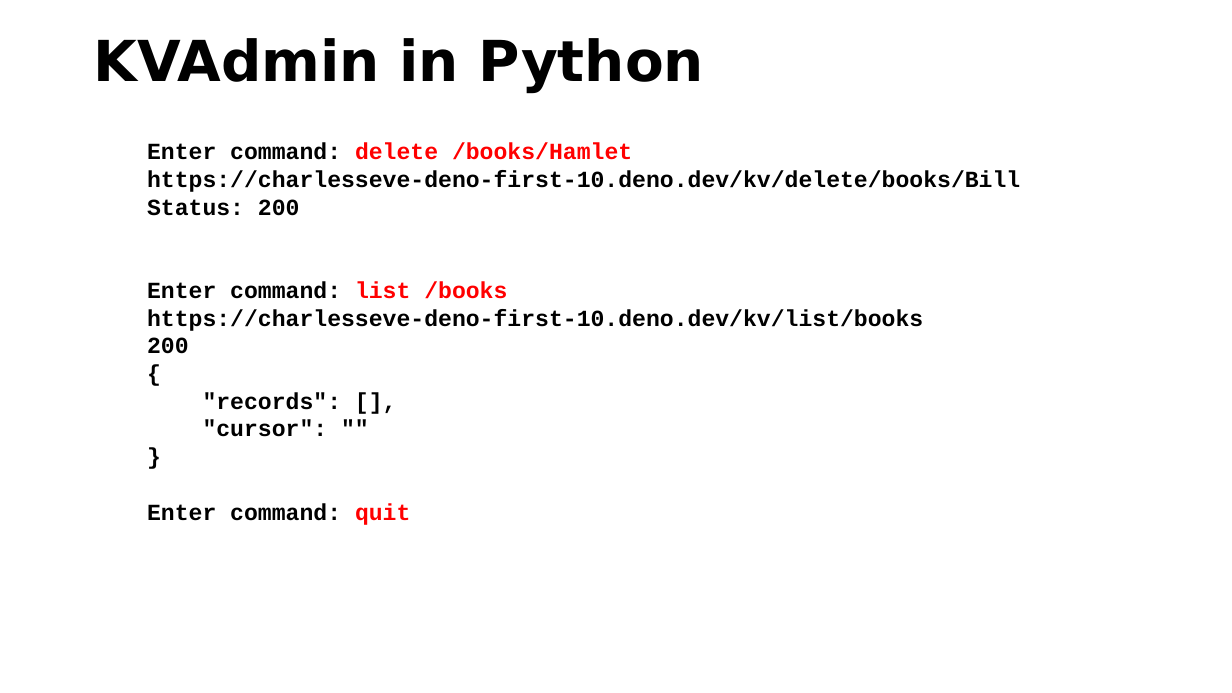
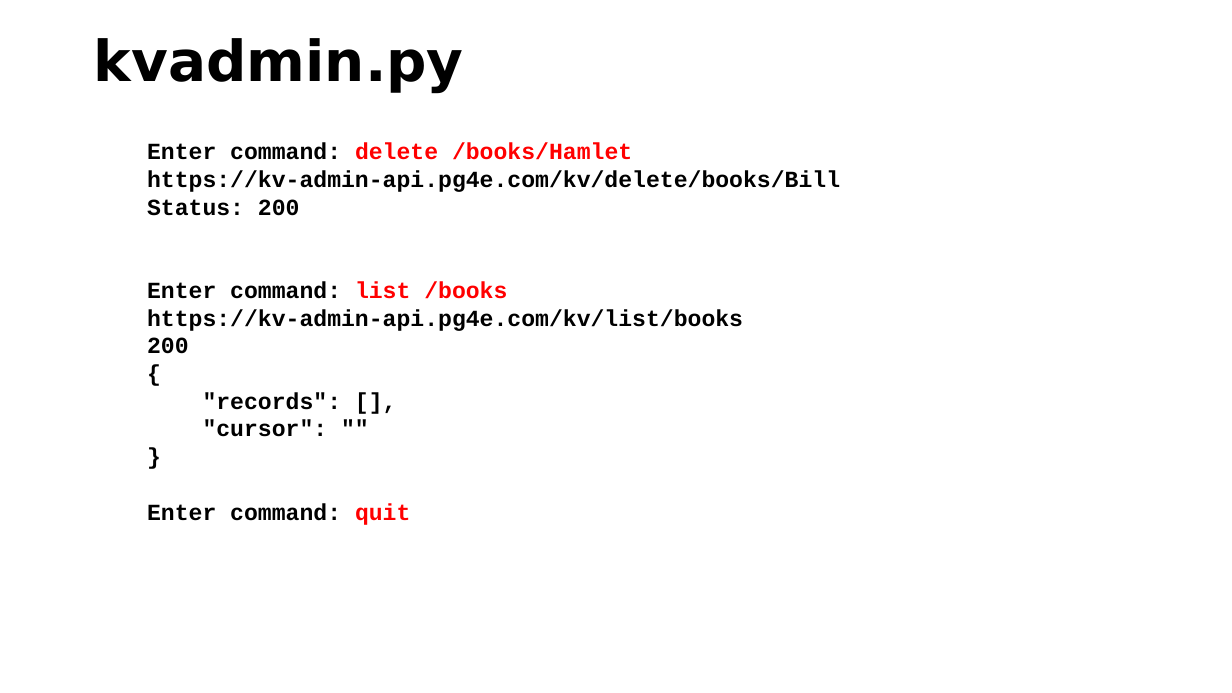
Before and after one commit to csev/pg4e, a slide deck: slide 44 of lectures/07-DenoKV.pptx (slide 43 before the commit). Drawn at 1232x693 pixels with LibreOffice and Linux fonts; fonts in the diff are those of the drawing. Boxes give left, top, right and bottom in pixels: in the first picture for what was removed or moved away, otherwise in the second. Text is boxed around its words. In the diff, an @@ line names an element or a change of style, - is before the commit and + after.

```diff
--- a/lectures/07-DenoKV.pptx
+++ b/lectures/07-DenoKV.pptx
@@ title at bbox=[94, 38, 464, 93]: text changed @@
-KVAdmin in Python
+kvadmin.py
@@ text at bbox=[147, 170, 840, 192]: text changed @@
-https://charlesseve-deno-first-10.deno.dev/kv/delete/books/Bill
+https://kv-admin-api.pg4e.com/kv/delete/books/Bill
@@ text at bbox=[147, 309, 743, 331]: text changed @@
-https://charlesseve-deno-first-10.deno.dev/kv/list/books
+https://kv-admin-api.pg4e.com/kv/list/books
```
Also in this commit, not shown: 9 other slides changed, 4 slides added, 5 slides removed, 1 other file.
